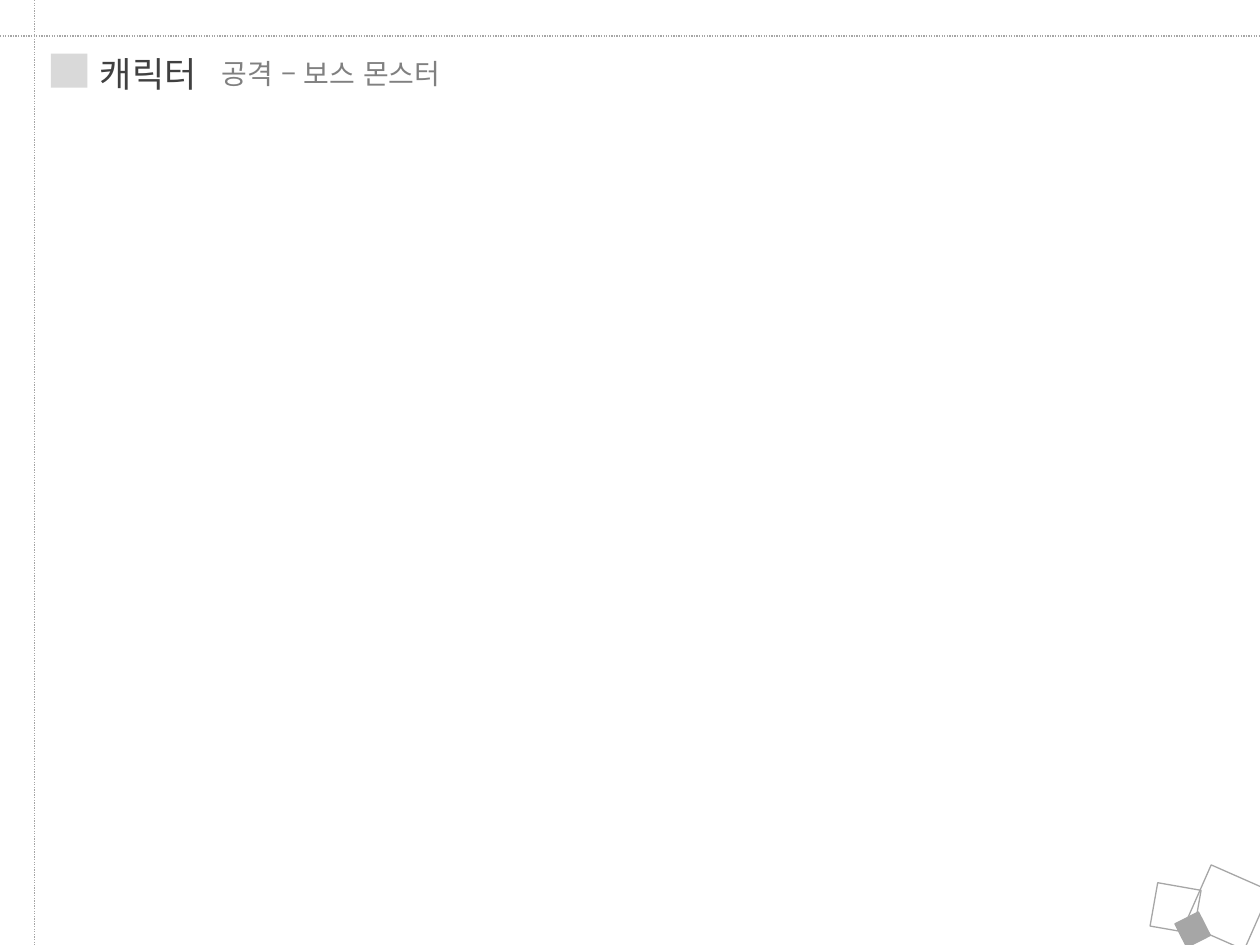
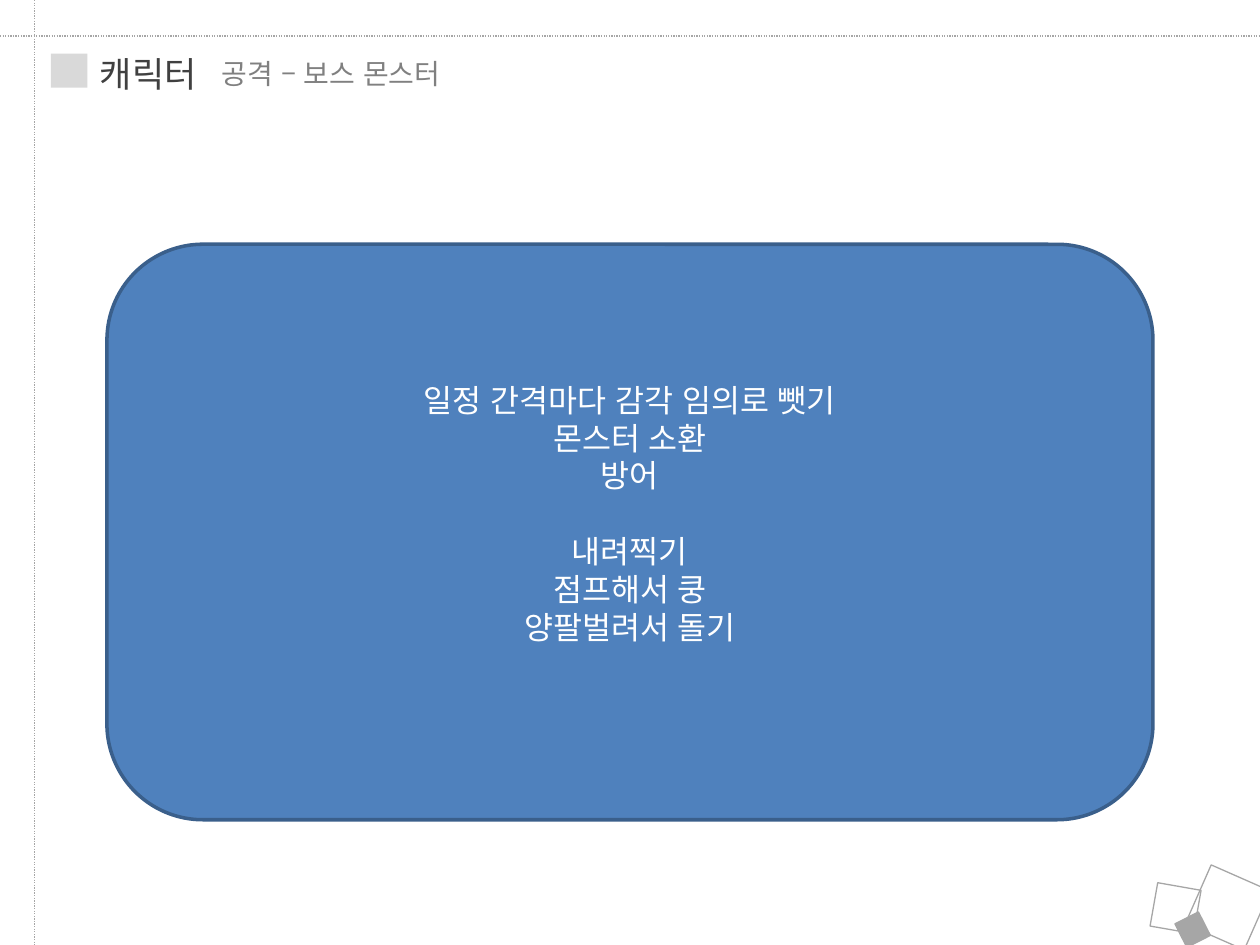
Before and after one commit to JungRobbi/ZolZak, a slide deck: slide 10 of Document/ppt.pptx. Drawn at 1260x945 pixels with LibreOffice and Linux fonts; fonts in the diff are those of the drawing. Boxes give left, top, right and bottom in pixels: in the first picture for what was removed or moved away, otherwise in the second. Text is boxed around its words. In the diff, an @@ line names an element or a change of style, - is before the commit and + after.

```diff
--- a/Document/ppt.pptx
+++ b/Document/ppt.pptx
@@ rounded rectangle added at bbox=[107, 244, 1153, 820], fill #4F81BD, outline #3A5F8C 2 pt, 18 pt, text #FFFFFF @@
+일정 간격마다 감각 임의로 뺏기
+몬스터 소환
+방어
+내려찍기
+점프해서 쿵
+양팔벌려서 돌기
```
Also in this commit, not shown: 1 other slide changed, 1 slide added, 3 slides removed, 6 other files.
